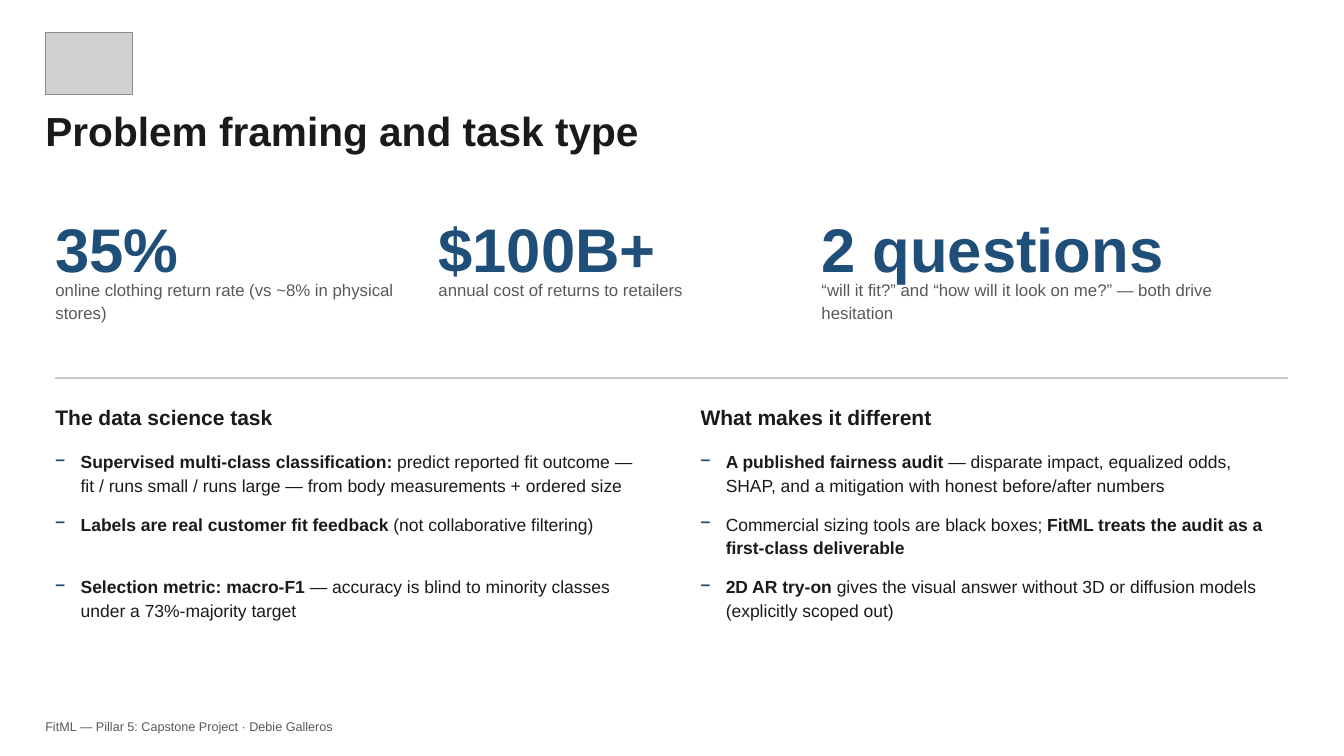
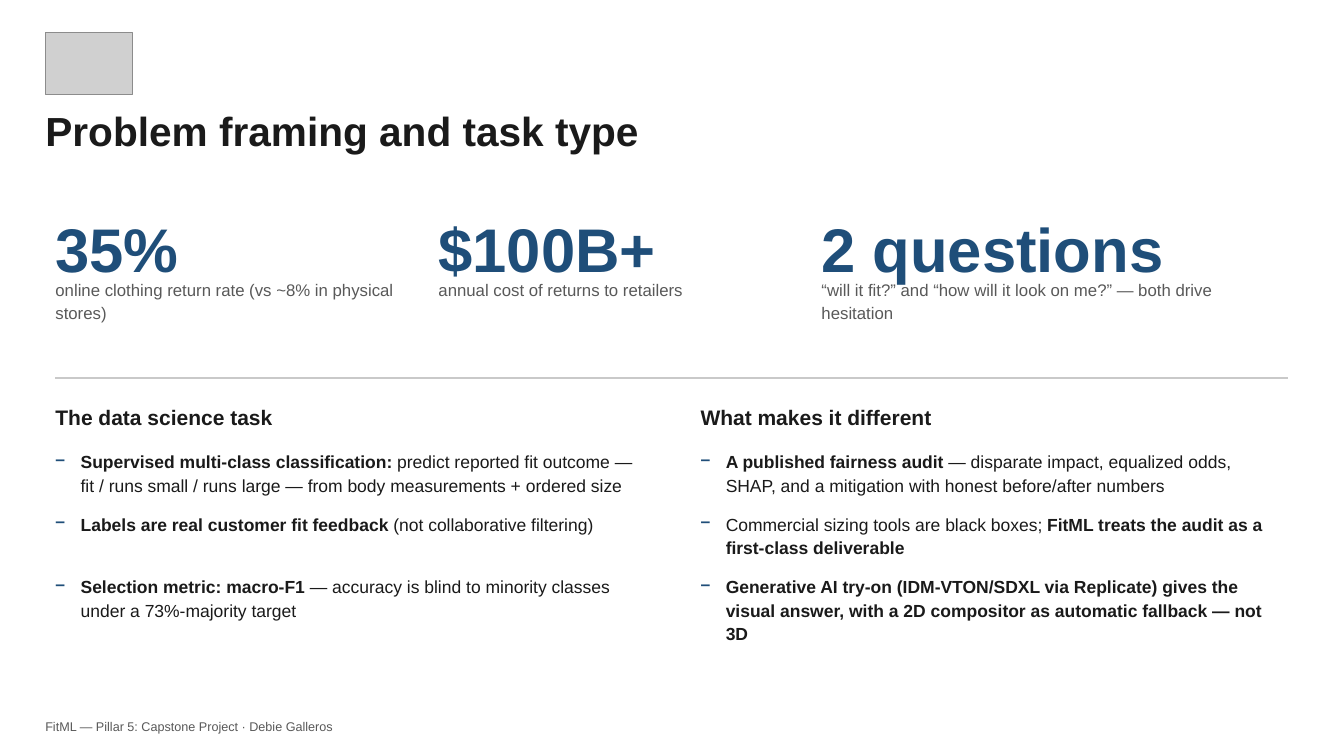
Before and after one commit to debiegalleros/fitml-capstone, a slide deck: slide 2 of submission/Debie_Galleros_Pillar5_CapstoneProject_TechnicalDeck.pptx. Drawn at 1344x756 pixels with LibreOffice and Linux fonts; fonts in the diff are those of the drawing; grey boxes stand for pictures. Boxes give left, top, right and bottom in pixels: in the first picture for what was removed or moved away, otherwise in the second. Text is boxed around its words. In the diff, an @@ line names an element or a change of style, - is before the commit and + after.

```diff
--- a/submission/Debie_Galleros_Pillar5_CapstoneProject_TechnicalDeck.pptx
+++ b/submission/Debie_Galleros_Pillar5_CapstoneProject_TechnicalDeck.pptx
@@ text at box(726, 580, 1262, 640): text changed; bold on @@
-2D AR try-on gives the visual answer without 3D or diffusion models (explicitly scoped out)
+Generative AI try-on (IDM-VTON/SDXL via Replicate) gives the visual answer, with a 2D compositor as automatic fallback — not 3D
```
Also in this commit, not shown: 3 other slides changed, 6 other files.
